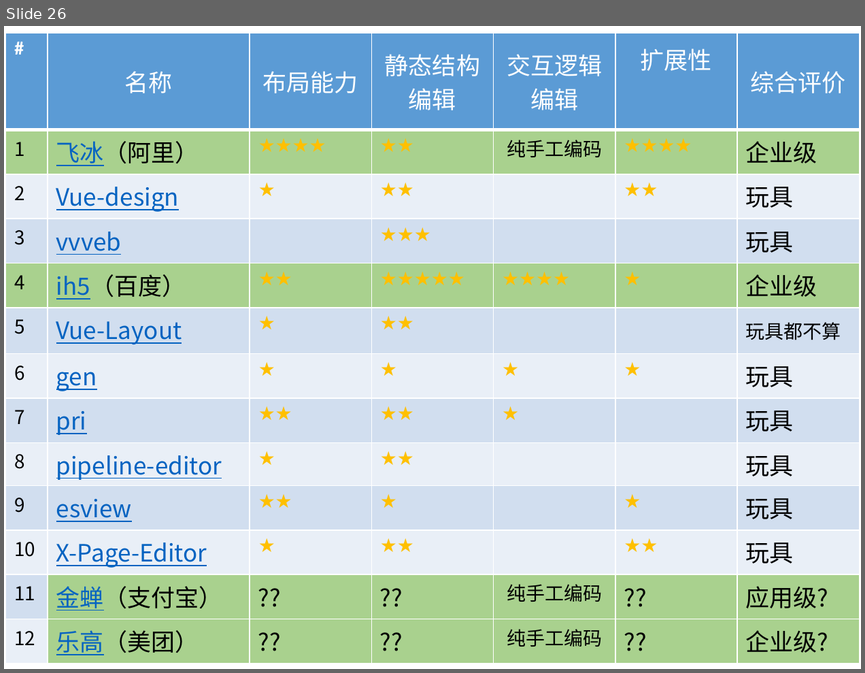
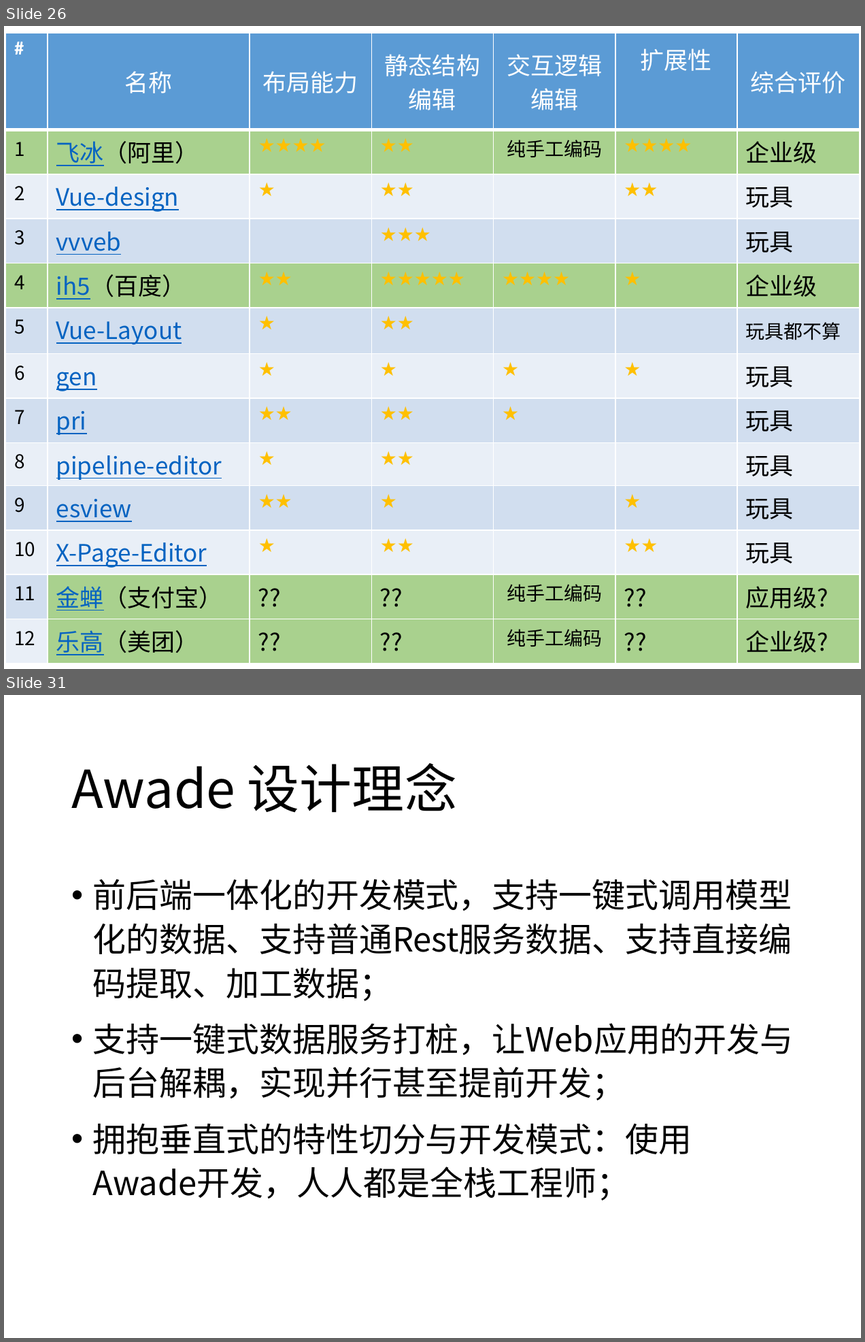
Before and after one commit to yibit/jigsaw, a slide deck: 让任何人迅速成为大前端开发者.pptx. Shown one above the other, each under a label of ours: slide 26 before the commit, slides 26 and 31 after it; the slides between them are not shown. The pictures are 865x673 and 865x1342 pixels, drawn with LibreOffice and Linux fonts; fonts in the diff are those of the drawing. Boxes give left, top, right and bottom in pixels: in the first picture for what was removed or moved away, otherwise in the second. Text is boxed around its words. In the diff, an @@ line names an element or a change of style, - is before the commit and + after.

```diff
--- a/让任何人迅速成为大前端开发者.pptx
+++ b/让任何人迅速成为大前端开发者.pptx
@@ slide 31 added at bbox=[4, 695, 861, 1338], background #FFFFFF @@
@@ title added at bbox=[71, 763, 457, 813], 44 pt, text #000000 @@
+Awade 设计理念
@@ text added at bbox=[93, 879, 793, 1200], 28 pt, text #000000 @@
+• 前后端一体化的开发模式，支持一键式调用模型化的数据、支持普通Rest服务数据、支持直接编码提取、加工数据；
+• 支持一键式数据服务打桩，让Web应用的开发与后台解耦，实现并行甚至提前开发；
+• 拥抱垂直式的特性切分与开发模式：使用Awade开发，人人都是全栈工程师；
```
Also in this commit, not shown: 16 slides changed, 20 other slides added.
